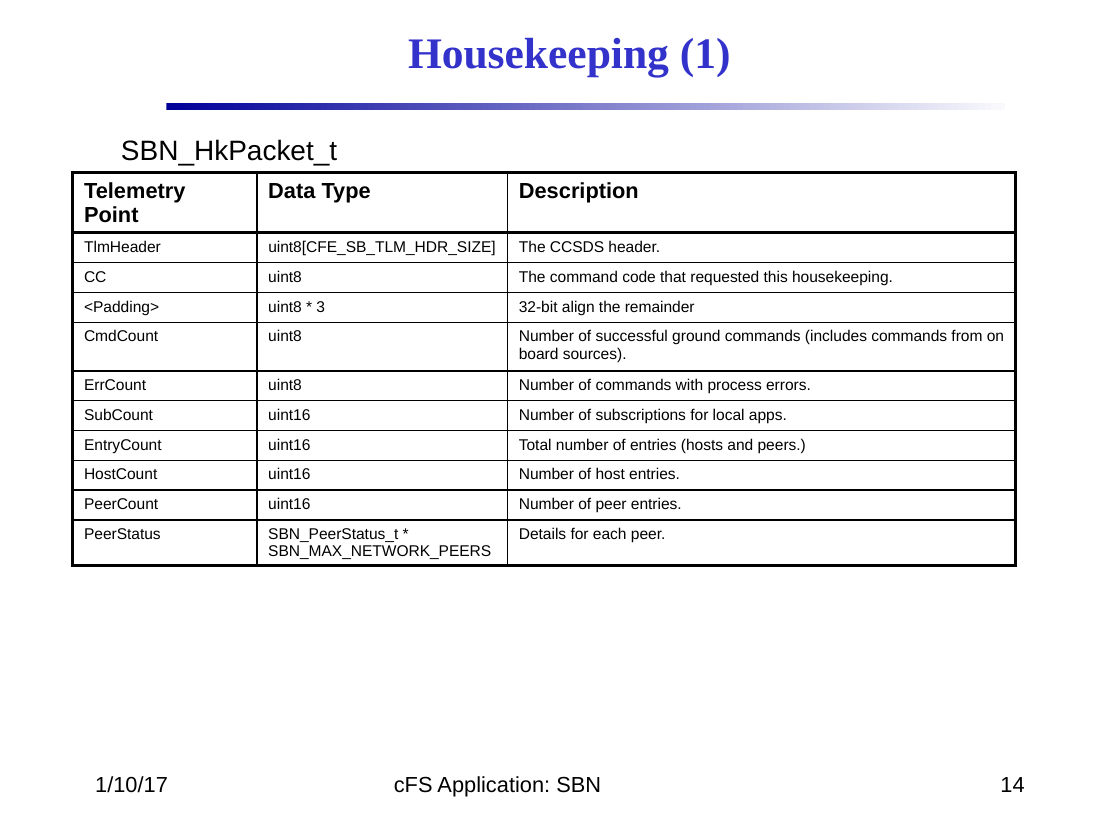
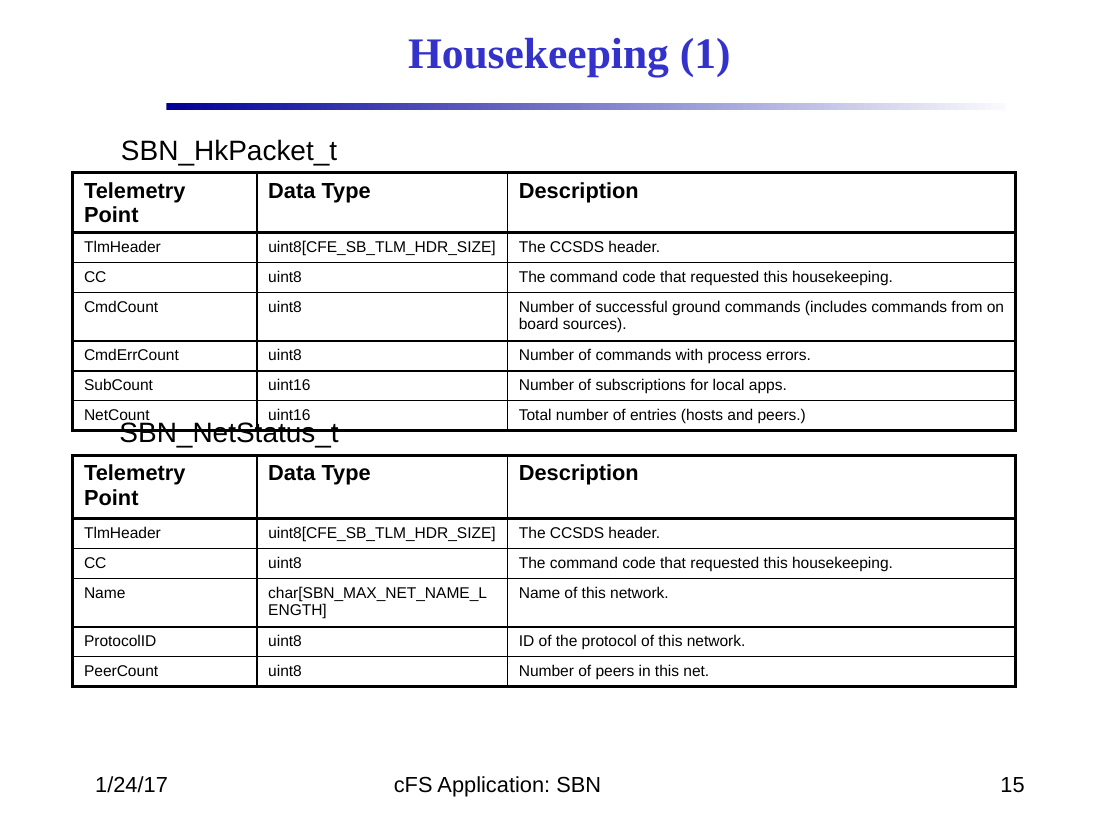
Before and after one commit to nasa/SBN, a slide deck: slide 15 of docs/SBN_Design.pptx (slide 14 before the commit). Drawn at 1120x840 pixels with LibreOffice and Linux fonts; fonts in the diff are those of the drawing; background and template pictures are left out. Boxes give left, top, right and bottom in pixels: in the first picture for what was removed or moved away, otherwise in the second. Text is boxed around its words. In the diff, an @@ line names an element or a change of style, - is before the commit and + after.

Commit message:
updated housekeeping, documentation

```diff
--- a/docs/SBN_Design.pptx
+++ b/docs/SBN_Design.pptx
@@ table at (x1=73, y1=172, x2=1015, y2=427) @@
-row 4: <Padding> | uint8 * 3 | 32-bit align the remainder
-row 5, column 1: ErrCount
+row 5, column 1: CmdErrCount
-row 8: EntryCount | uint16 | Total number of entries (hosts and peers.)
-row 9: HostCount | uint16 | Number of host entries.
-row 10: PeerCount | uint16 | Number of peer entries.
-row 11: PeerStatus | SBN_PeerStatus_t * SBN_MAX_NETWORK_PEERS | Details for each peer.
+row 7: NetCount | uint16 | Total number of entries (hosts and peers.)
@@ text added at (x1=119, y1=420, x2=338, y2=447), 18 pt, text #000000 @@
+SBN_NetStatus_t
@@ table added at (x1=73, y1=455, x2=1015, y2=683), 6 rows, 3 columns @@
+Telemetry Point | Data Type | Description
+TlmHeader | uint8[CFE_SB_TLM_HDR_SIZE] | The CCSDS header.
+CC | uint8 | The command code that requested this housekeeping.
+Name | char[SBN_MAX_NET_NAME_LENGTH] | Name of this network.
+ProtocolID | uint8 | ID of the protocol of this network.
+PeerCount | uint8 | Number of peers in this net.
@@ text at (x1=95, y1=776, x2=168, y2=793): text changed @@
-1/10/17
+1/24/17
@@ page number at (x1=1000, y1=777, x2=1024, y2=793): text changed @@
-14
+15
```
Also in this commit, not shown: 18 other slides changed, 1 slide added, 12 other files.
